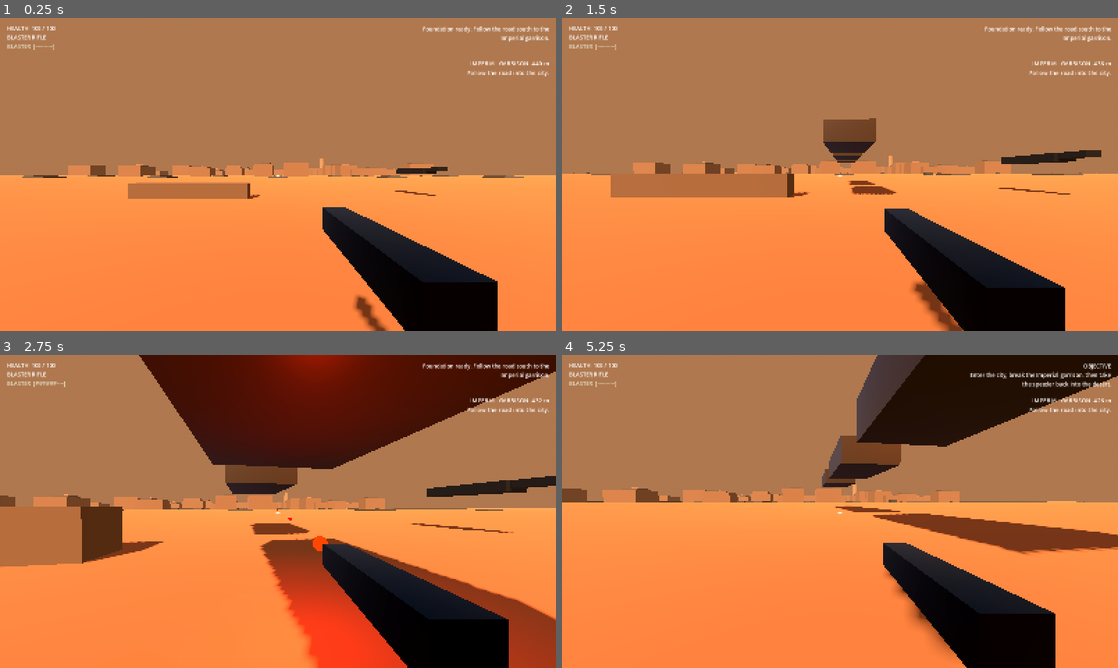
Above: before the commit, frames 1-4 (two rows, left to right).
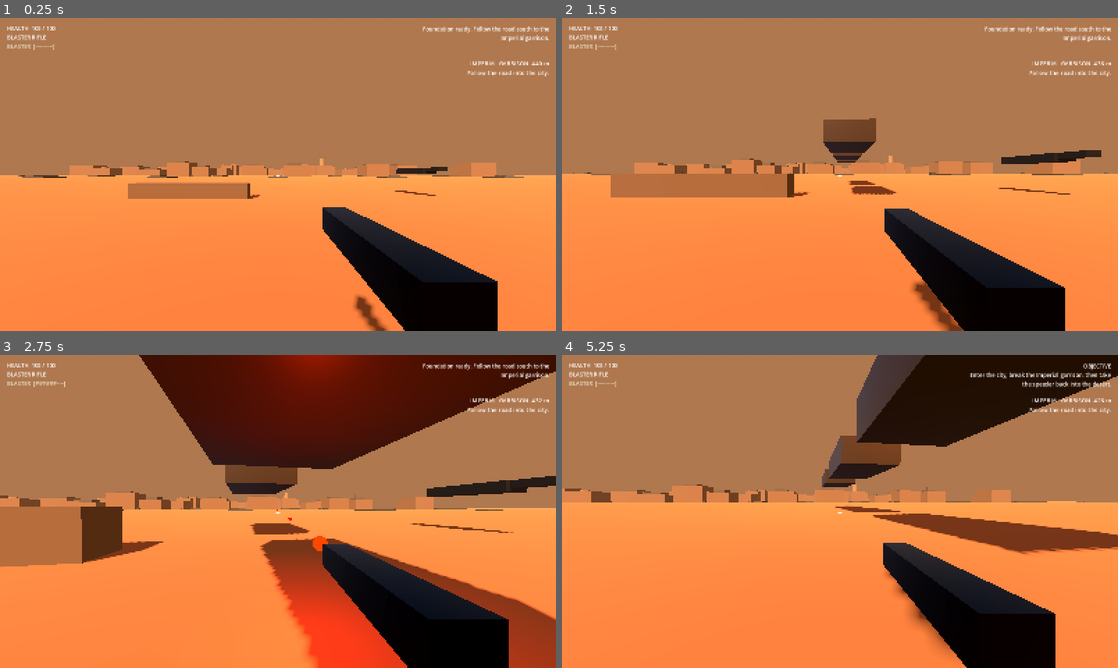
Above: after the commit, the same moments.

Repository: Deputy1389/far-horizon
Game: Godot game, scene res://game/scenes/main.tscn
Same seed, same stepped clock (60 frames per second), same inputs: the game is played once before the commit and once after it.
Inputs (mouse positions are in pixels of both pictures, inside the frame that each line leads up to):
- Up to frame 1 (0.25 s): no input
- Up to frame 2 (1.5 s): tap Enter at 0.5 s; move the mouse to (867, 174) at 0.52 s; hold Right mouse button (aim) 0.53-1.28 s; hold W (move_forward) from 0.53 s (still down); click (867, 174) at 0.67 s; tap Space (jump) at 0.77 s; move the mouse to (812, 174) at 1.27 s; tap C (crouch) at 1.35 s
- Up to frame 3 (2.75 s): keep holding W (move_forward); tap Space (jump) at 1.52 s; move the mouse to (289, 505) at 2.02 s; press the mouse at (289, 505) at 2.03 s
- Up to frame 4 (5.25 s): keep holding W (move_forward); move the mouse to (834, 517) at 2.77 s; release the mouse at (834, 517) at 2.78 s; tap E (interact) at 2.85 s; click (834, 517) at 2.92 s; tap Space (jump) at 3.02, 3.77, 4.52 s; move the mouse to (878, 514) at 3.52 s; tap Z (prone) at 3.6 s; move the mouse to (795, 508) at 4.27 s; tap Shift (sprint) at 4.35 s; move the mouse to (845, 511) at 5.02 s; hold R (vent) from 5.03 s (still down); click (845, 511) at 5.17 s

The runs differ from the first frame. In frame 1, 1.2% of the frame differs, in the area x 3-90%, y 45-51%; in frame 2, 1.3%; in frame 3, 1.3%; in frame 4, 1.6%, in the area x 0-82%, y 28-48%.

Commit message:
world: improve city material tiling, facade detail, and SWG prop density

Diff:
--- a/game/scripts/world/city_generator.gd
+++ b/game/scripts/world/city_generator.gd
@@ -17,6 +17,8 @@
 var road_material := StandardMaterial3D.new()
 var accent_material := StandardMaterial3D.new()
 var landmark_material := StandardMaterial3D.new()
+var door_material := StandardMaterial3D.new()
+var window_material := StandardMaterial3D.new()
 
 func configure(planet_ref: ProceduralPlanet, center_xz: Vector2) -> void:
 	planet = planet_ref
@@ -40,6 +42,21 @@
 	accent_material.roughness = 0.62
 	landmark_material.albedo_color = Color(0.52, 0.42, 0.31)
 	landmark_material.roughness = 0.9
+	door_material.albedo_color = Color(0.12, 0.10, 0.09)
+	door_material.metallic = 0.18
+	door_material.roughness = 0.72
+	window_material.albedo_color = Color(0.08, 0.13, 0.16)
+	window_material.metallic = 0.25
+	window_material.roughness = 0.3
+	window_material.emission_enabled = true
+	window_material.emission = Color(0.08, 0.18, 0.22)
+	window_material.emission_energy_multiplier = 0.35
+
+	wall_material.uv1_scale = Vector3(4.0, 3.0, 4.0)
+	roof_material.uv1_scale = Vector3(3.0, 3.0, 3.0)
+	road_material.uv1_scale = Vector3(7.0, 7.0, 7.0)
+	accent_material.uv1_scale = Vector3(3.0, 3.0, 3.0)
+	landmark_material.uv1_scale = Vector3(4.0, 4.0, 4.0)
 
 	var capital_texture := SwgAssetBridge.texture_for_role("capitalWall")
 	if capital_texture != null:
@@ -190,6 +207,45 @@
 		awning.material_override = accent_material
 		root.add_child(awning)
 
+	# Break the box silhouette with readable doors/windows and utility details.
+	var door := MeshInstance3D.new()
+	var door_mesh := BoxMesh.new()
+	door_mesh.size = Vector3(minf(2.4, size.x * 0.16), minf(3.1, size.y * 0.42), 0.18)
+	door.mesh = door_mesh
+	door.position = Vector3(
+		rng.randf_range(-size.x * 0.24, size.x * 0.24),
+		door_mesh.size.y * 0.5,
+		-size.z * 0.5 - 0.10
+	)
+	door.material_override = door_material
+	root.add_child(door)
+
+	if size.x > 20.0:
+		for side in [-1.0, 1.0]:
+			var window := MeshInstance3D.new()
+			var window_mesh := BoxMesh.new()
+			window_mesh.size = Vector3(2.2, 1.1, 0.12)
+			window.mesh = window_mesh
+			window.position = Vector3(
+				side * size.x * 0.24,
+				minf(3.6, size.y * 0.52),
+				-size.z * 0.5 - 0.08
+			)
+			window.material_override = window_material
+			root.add_child(window)
+
+	if rng.randf() > 0.55:
+		var pipe := MeshInstance3D.new()
+		var pipe_mesh := CylinderMesh.new()
+		pipe_mesh.top_radius = 0.18
+		pipe_mesh.bottom_radius = 0.18
+		pipe_mesh.height = rng.randf_range(2.4, 4.8)
+		pipe_mesh.radial_segments = 6
+		pipe.mesh = pipe_mesh
+		pipe.position = Vector3(size.x * 0.5 + 0.22, pipe_mesh.height * 0.5 + 0.4, rng.randf_range(-size.z * 0.25, size.z * 0.25))
+		pipe.material_override = accent_material
+		root.add_child(pipe)
+
 func _generate_landmark() -> void:
 	var offset := Vector2(118.0, -92.0)
 	var root := Node3D.new()
@@ -345,9 +401,19 @@
 	return to_global(garrison_local)
 
 func _place_imported_environment_proof() -> void:
-	var proof := SwgAssetBridge.instantiate_mesh_proof()
-	if proof == null:
-		return
-	proof.position = _surface_local(-74.0, 92.0)
-	proof.scale = Vector3.ONE * 1.15
-	add_child(proof)
+	var placements := [
+		Vector3(-74.0, 0.0, 92.0),
+		Vector3(82.0, 0.0, 106.0),
+		Vector3(-118.0, 0.0, -78.0),
+		Vector3(128.0, 0.0, 42.0),
+		Vector3(-46.0, 0.0, -126.0),
+	]
+	for index in range(placements.size()):
+		var proof := SwgAssetBridge.instantiate_mesh_proof()
+		if proof == null:
+			return
+		var placement: Vector3 = placements[index]
+		proof.position = _surface_local(placement.x, placement.z)
+		proof.rotation.y = float(index) * 0.9
+		proof.scale = Vector3.ONE * (0.82 + float(index % 3) * 0.12)
+		add_child(proof)
